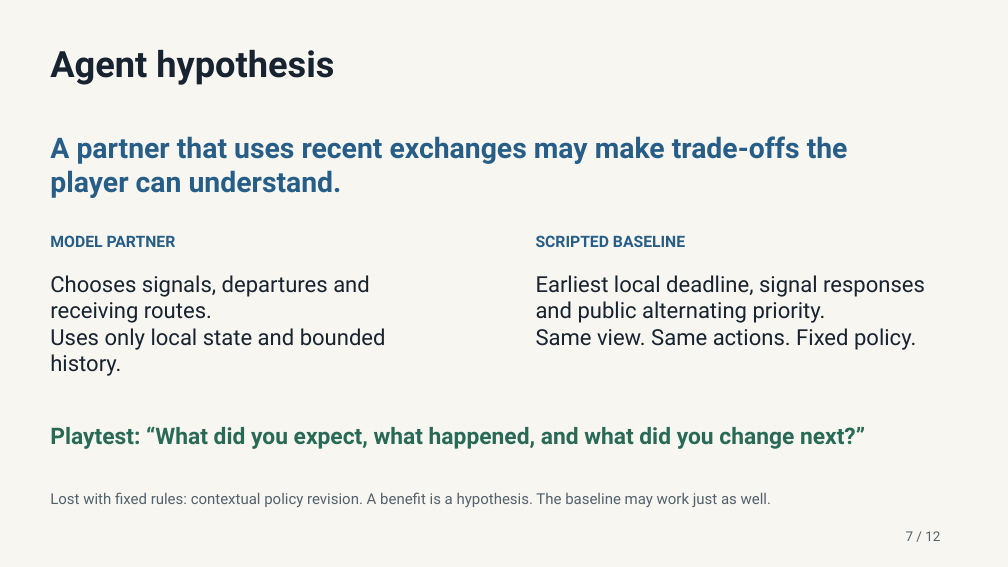
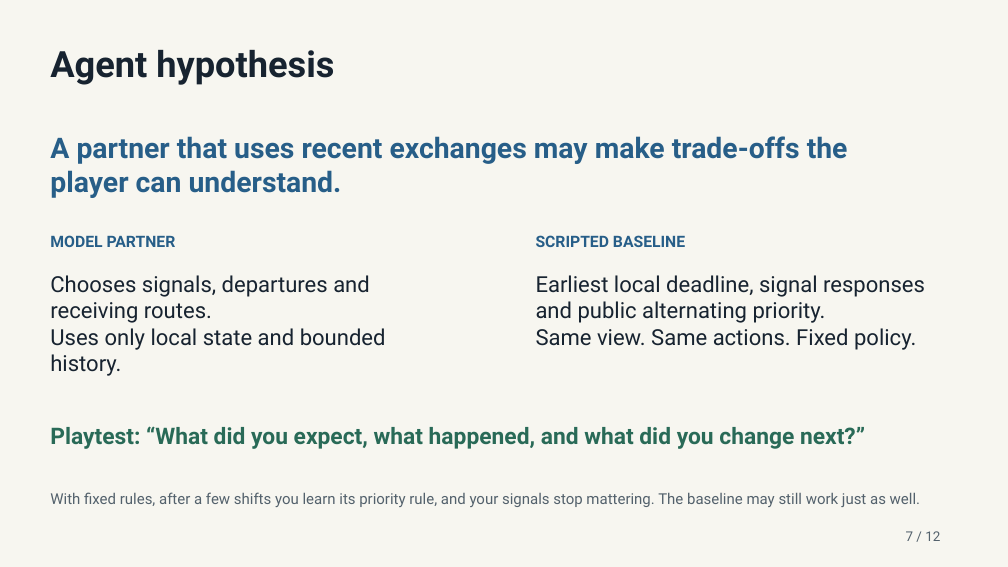
Before and after one commit to rohitr4547/semaphore, a slide deck: slide 7 of presentation/Semaphore-G1-Concept-Pitch.pptx. Drawn at 1008x567 pixels with LibreOffice and Linux fonts; fonts in the diff are those of the drawing. Boxes give left, top, right and bottom in pixels: in the first picture for what was removed or moved away, otherwise in the second. Text is boxed around its words. In the diff, an @@ line names an element or a change of style, - is before the commit and + after.

Commit message:
Plainer slide footers and recording script; concrete baseline loss on slide 7

```diff
--- a/presentation/Semaphore-G1-Concept-Pitch.pptx
+++ b/presentation/Semaphore-G1-Concept-Pitch.pptx
@@ text at box(50, 492, 920, 507): text changed @@
-Lost with fixed rules: contextual policy revision. A benefit is a hypothesis. The baseline may work just as well.
+With fixed rules, after a few shifts you learn its priority rule, and your signals stop mattering. The baseline may still work just as well.
```
Also in this commit, not shown: 3 other slides changed, 2 other files.
